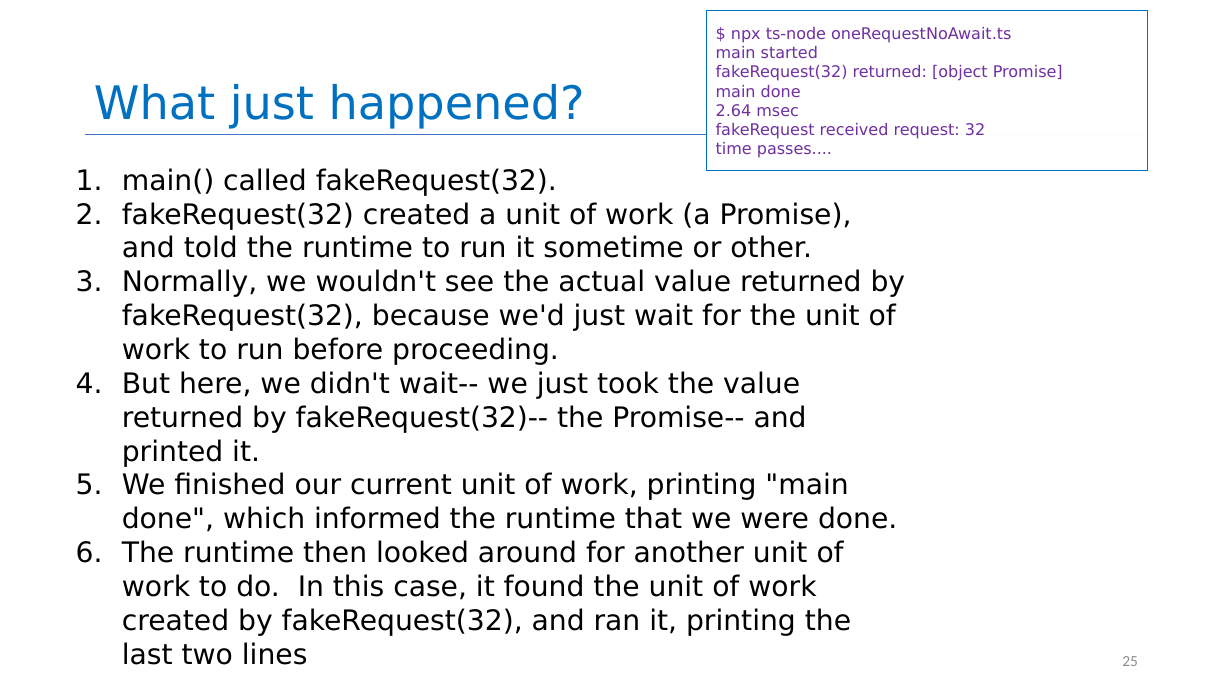
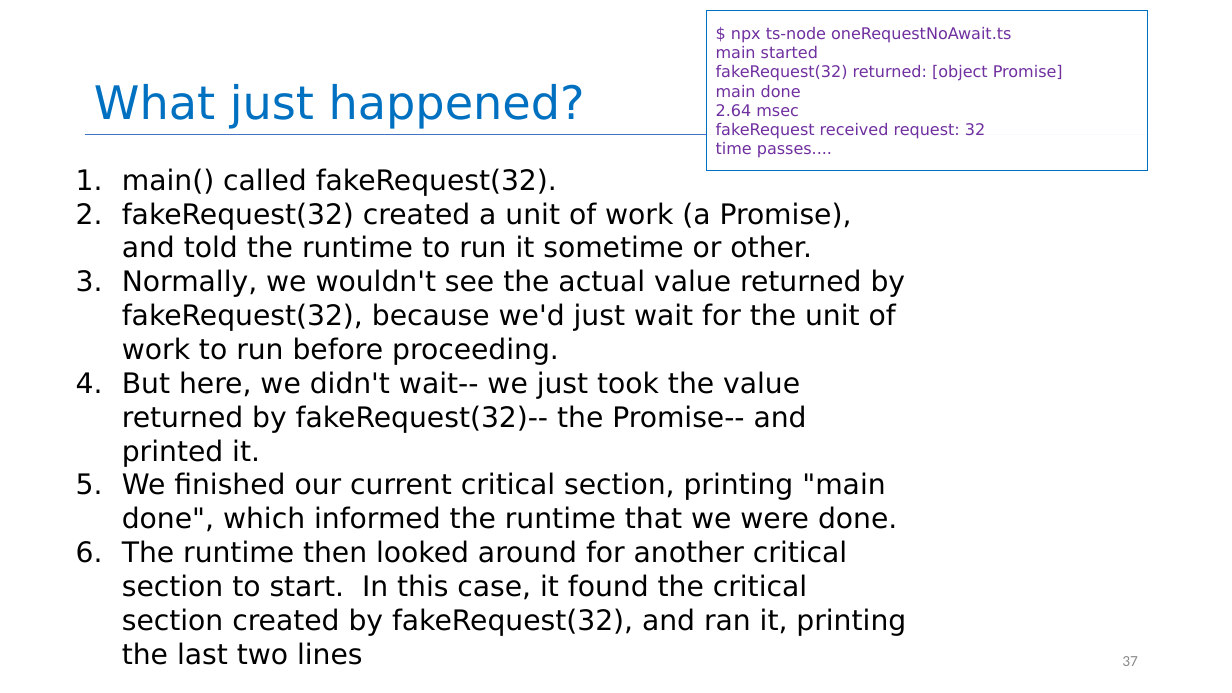
Before and after one commit to neu-se/CS4530-Spring-2026, a slide deck: slide 37 of Slides/Module 09 Concurrency Patterns in Typescript.pptx (slide 25 before the commit). Drawn at 1232x693 pixels with LibreOffice and Linux fonts; fonts in the diff are those of the drawing. Boxes give left, top, right and bottom in pixels: in the first picture for what was removed or moved away, otherwise in the second. Text is boxed around its words. In the diff, an @@ line names an element or a change of style, - is before the commit and + after.

```diff
--- a/Slides/Module 09 Concurrency Patterns in Typescript.pptx
+++ b/Slides/Module 09 Concurrency Patterns in Typescript.pptx
@@ text at [122,472,906,665]: text changed @@
-5. We finished our current unit of work, printing "main done", which informed the runtime that we were done.
-6. The runtime then looked around for another unit of work to do. In this case, it found the unit of work created by fakeRequest(32), and ran it, printing the last two lines
+5. We finished our current critical section, printing "main done", which informed the runtime that we were done.
+6. The runtime then looked around for another critical section to start. In this case, it found the critical section created by fakeRequest(32), and ran it, printing the last two lines
@@ page number at [1122,656,1138,666]: text changed @@
-25
+37
```
Also in this commit, not shown: 12 other slides changed, 26 slides added, 12 slides removed, 1 other file.
